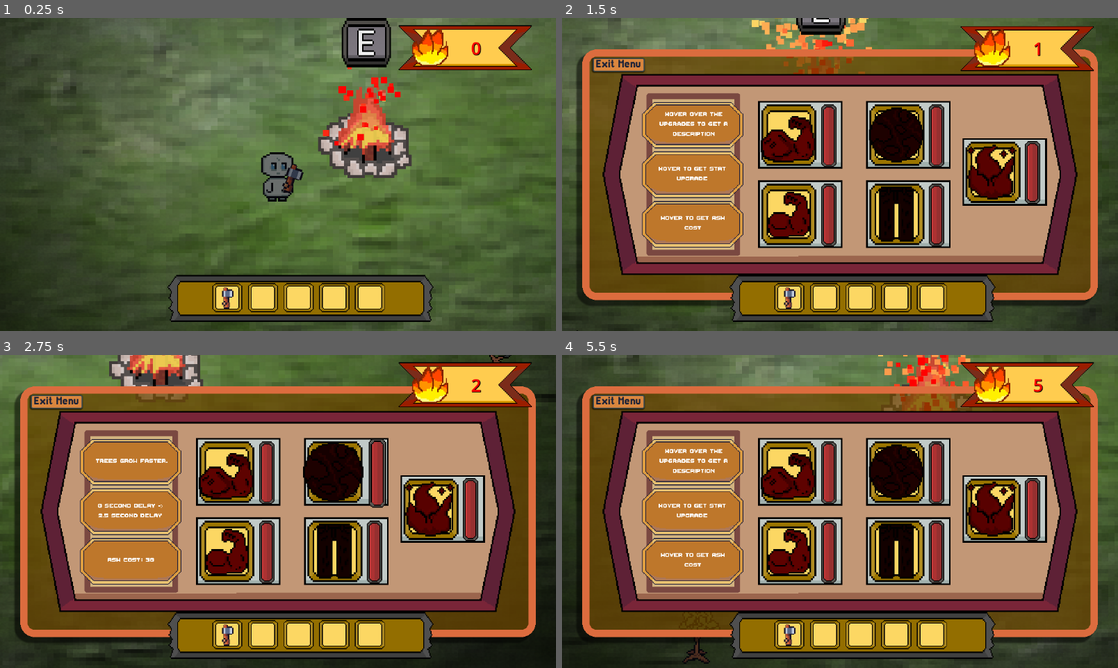
Above: before the commit, frames 1-4 (two rows, left to right).
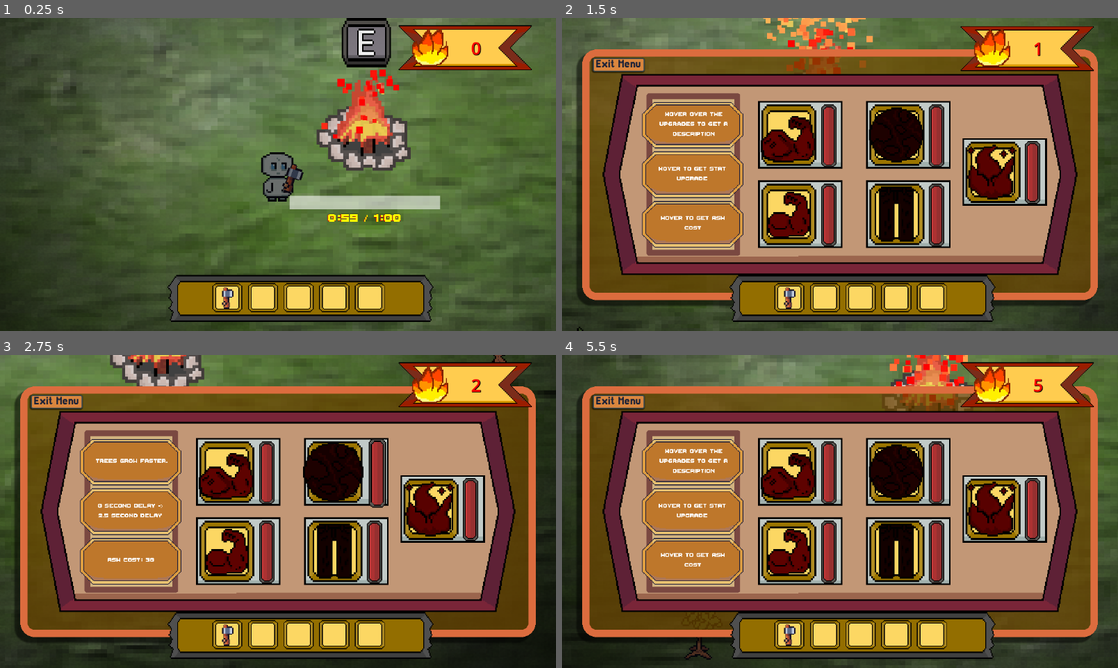
Above: after the commit, the same moments.

Repository: DaqCode/GameDevJS2025
Game: Godot game, scene res://scenes/UI/main_scene.tscn
Two runs of this game, one before a commit and one after it. Both use one fixed random seed, a clock stepped at 60 frames per second and the inputs below.
Inputs (mouse positions are in pixels of both pictures, inside the frame that each line leads up to):
- Up to frame 1 (0.25 s): no input
- Up to frame 2 (1.5 s): move the mouse to (962, 158) at 0.52 s; hold D (right) 0.53-1.28 s; hold E (interact) 0.53-1.28 s; move the mouse to (728, 190) at 1.27 s; hold S (down) from 1.28 s (still down); tap E (interact) at 1.35 s
- Up to frame 3 (2.75 s): move the mouse to (333, 442) at 2.02 s; release S (down) at 2.03 s; hold D (right) from 2.03 s (still down); hold E (interact) from 2.03 s (still down)
- Up to frame 4 (5.5 s): move the mouse to (812, 574) at 2.77 s; release D (right) at 2.78 s; release E (interact) at 2.78 s; hold W (up) 2.78-3.53 s; tap E (interact) at 2.85, 4.35 s; move the mouse to (1006, 558) at 3.52 s; hold E (interact) 3.53-4.28 s; hold A (left) 3.53-5.03 s; move the mouse to (673, 464) at 4.27 s; move the mouse to (867, 511) at 5.02 s; hold S (down) from 5.03 s (still down); hold E (interact) from 5.03 s (still down)

The runs differ from the first frame. In frame 1, 4.4% of the frame differs, in the area x 52-80%, y 15-66%; in frame 2, 1.8%; in frame 3, 1.6%; in frame 4, 1.8%.

Commit message:
Included a visual timer for the campfirer

Diff:
--- a/gamedevjs2025/scenes/assets/campfire/campfire.gd
+++ b/gamedevjs2025/scenes/assets/campfire/campfire.gd
@@ -1,6 +1,15 @@
 extends StaticBody2D
 
+@onready var progress_bar := %ProgressBar
+@onready var label := %LiveTimer
+
+var fire_duration : float = 60.0
+var fire_remaining : float = 60.0
+
 var can_interact : bool = false
+
+func _ready() -> void:
+	progress_bar.max_value = fire_duration
 
 func _process(_delta) -> void:
 	# The middle is 25
@@ -10,6 +19,19 @@
 
 	if Input.is_action_just_pressed("interact") and can_interact:
 		Events.emit_signal("open_upgrade")
+
+	if fire_remaining > 0:
+		fire_remaining -= _delta
+		fire_remaining = max(fire_remaining, 0.0)
+
+	progress_bar.value = fire_remaining
+	label.text = "%d:%02d / %d:%02d" % [
+		int(fire_remaining) / 60,
+		int(fire_remaining) % 60,
+		int(fire_duration) / 60,
+		int(fire_duration) % 60
+	]
+
 
 
 func _on_campfire_interract_body_entered(body:Node2D) -> void:
--- a/gamedevjs2025/scenes/assets/campfire/campfire.tscn
+++ b/gamedevjs2025/scenes/assets/campfire/campfire.tscn
@@ -1,9 +1,10 @@
-[gd_scene load_steps=10 format=3 uid="uid://v4rjai458d82"]
+[gd_scene load_steps=11 format=3 uid="uid://v4rjai458d82"]
 
 [ext_resource type="Texture2D" uid="uid://bbaymxyveihos" path="res://art/campfire/testCampfire.png" id="1_vhsok"]
 [ext_resource type="Script" uid="uid://dfn21imcakt7m" path="res://scenes/assets/campfire/campfire.gd" id="2_iudvd"]
 [ext_resource type="Texture2D" uid="uid://u0p3scasmocm" path="res://art/campfire/randomOval.png" id="2_k5uvh"]
 [ext_resource type="Texture2D" uid="uid://ppeybl4am48u" path="res://art/ui/interact-button-e.png" id="5_0g0qi"]
+[ext_resource type="FontFile" uid="uid://c0c1tspy4wjh1" path="res://art/fonts/ThaleahFat.ttf" id="5_l2mf0"]
 
 [sub_resource type="Gradient" id="Gradient_vhsok"]
 offsets = PackedFloat32Array(0.0693069, 0.30099, 0.526733, 0.790099, 0.89703, 1)
@@ -27,8 +28,9 @@
 scale_over_velocity_max = 221.25
 color_ramp = SubResource("GradientTexture1D_k5uvh")
 
-[sub_resource type="CircleShape2D" id="CircleShape2D_iudvd"]
-radius = 400.0
+[sub_resource type="CapsuleShape2D" id="CapsuleShape2D_6j6n6"]
+radius = 425.0
+height = 1250.0
 
 [sub_resource type="CapsuleShape2D" id="CapsuleShape2D_oyu63"]
 radius = 650.0
@@ -46,11 +48,12 @@
 
 [node name="CampfireOverlay" type="Sprite2D" parent="."]
 light_mask = 0
+position = Vector2(-17, -92)
 texture = ExtResource("1_vhsok")
 
 [node name="CampfireAshes" type="GPUParticles2D" parent="."]
 light_mask = 0
-position = Vector2(0, -250)
+position = Vector2(-17, -342)
 scale = Vector2(2, 2)
 amount = 150
 lifetime = 1.5
@@ -58,13 +61,14 @@
 process_material = SubResource("ParticleProcessMaterial_vhsok")
 
 [node name="CampfireCollisionShape" type="CollisionShape2D" parent="."]
-position = Vector2(0, 50)
-shape = SubResource("CircleShape2D_iudvd")
+position = Vector2(0, 75)
+rotation = 1.5708
+shape = SubResource("CapsuleShape2D_6j6n6")
 
 [node name="CampfireInterract" type="Area2D" parent="."]
 
 [node name="CampfireInterracShape" type="CollisionShape2D" parent="CampfireInterract"]
-position = Vector2(0, 475)
+position = Vector2(0, 100)
 rotation = 1.5708
 shape = SubResource("CapsuleShape2D_oyu63")
 debug_color = Color(0.998383, 0.750268, 0.37792, 0.42)
@@ -80,5 +84,59 @@
 expand_mode = 1
 stretch_mode = 5
 
+[node name="CampfireDeathTimer" type="Control" parent="."]
+layout_mode = 3
+anchors_preset = 0
+offset_right = 40.0
+offset_bottom = 40.0
+
+[node name="ProgressBar" type="ProgressBar" parent="CampfireDeathTimer"]
+unique_name_in_owner = true
+layout_mode = 1
+anchors_preset = 8
+anchor_left = 0.5
+anchor_top = 0.5
+anchor_right = 0.5
+anchor_bottom = 0.5
+offset_left = -995.0
+offset_top = 780.0
+offset_right = 955.0
+offset_bottom = 955.0
+grow_horizontal = 2
+grow_vertical = 2
+step = 1.0
+value = 83.0
+show_percentage = false
+
+[node name="LiveTimer" type="Label" parent="CampfireDeathTimer/ProgressBar"]
+unique_name_in_owner = true
+layout_mode = 1
+anchors_preset = 8
+anchor_left = 0.5
+anchor_top = 0.5
+anchor_right = 0.5
+anchor_bottom = 0.5
+offset_left = -507.5
+offset_top = 87.5
+offset_right = 507.5
+offset_bottom = 312.5
+grow_horizontal = 2
+grow_vertical = 2
+theme_override_colors/font_color = Color(0.817969, 0.812352, 0, 1)
+theme_override_colors/font_shadow_color = Color(1, 0, 0, 1)
+theme_override_colors/font_outline_color = Color(0, 0, 0, 1)
+theme_override_constants/shadow_offset_x = -3
+theme_override_constants/shadow_offset_y = 3
+theme_override_constants/outline_size = 1
+theme_override_constants/shadow_outline_size = 4
+theme_override_fonts/font = ExtResource("5_l2mf0")
+theme_override_font_sizes/font_size = 228
+text = "1:00/1:00"
+horizontal_alignment = 1
+vertical_alignment = 1
+
+[node name="FireburnTimer" type="Timer" parent="CampfireDeathTimer"]
+wait_time = 60.0
+
 [connection signal="body_entered" from="CampfireInterract" to="." method="_on_campfire_interract_body_entered"]
 [connection signal="body_exited" from="CampfireInterract" to="." method="_on_campfire_interract_body_exited"]
